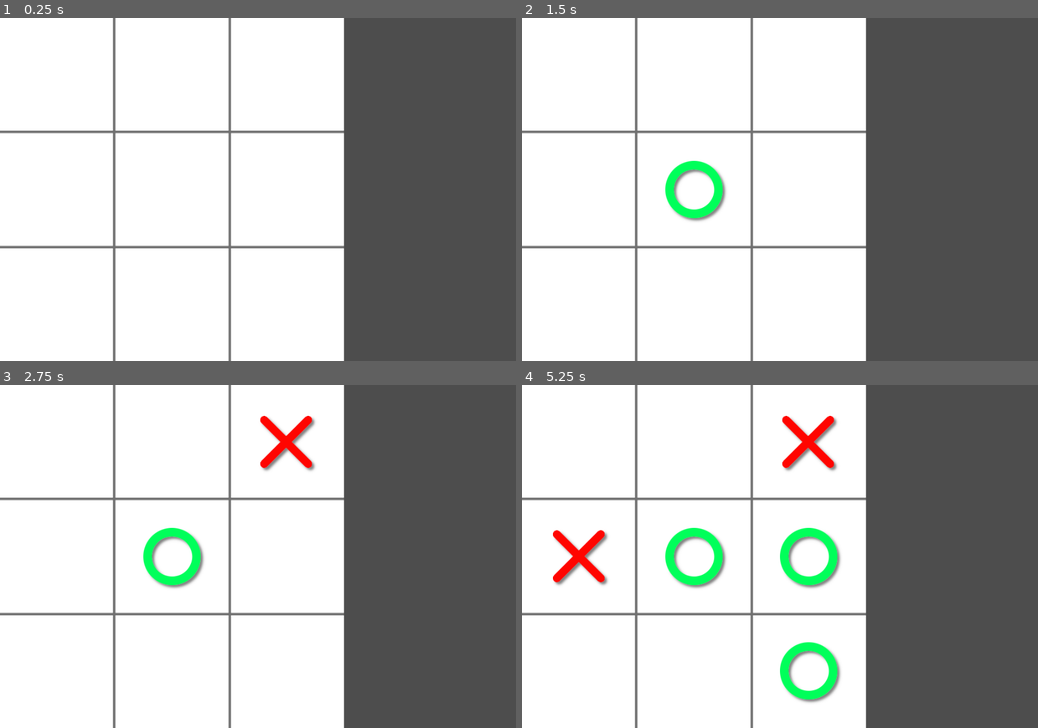
Above: before the commit, frames 1-4 (two rows, left to right).
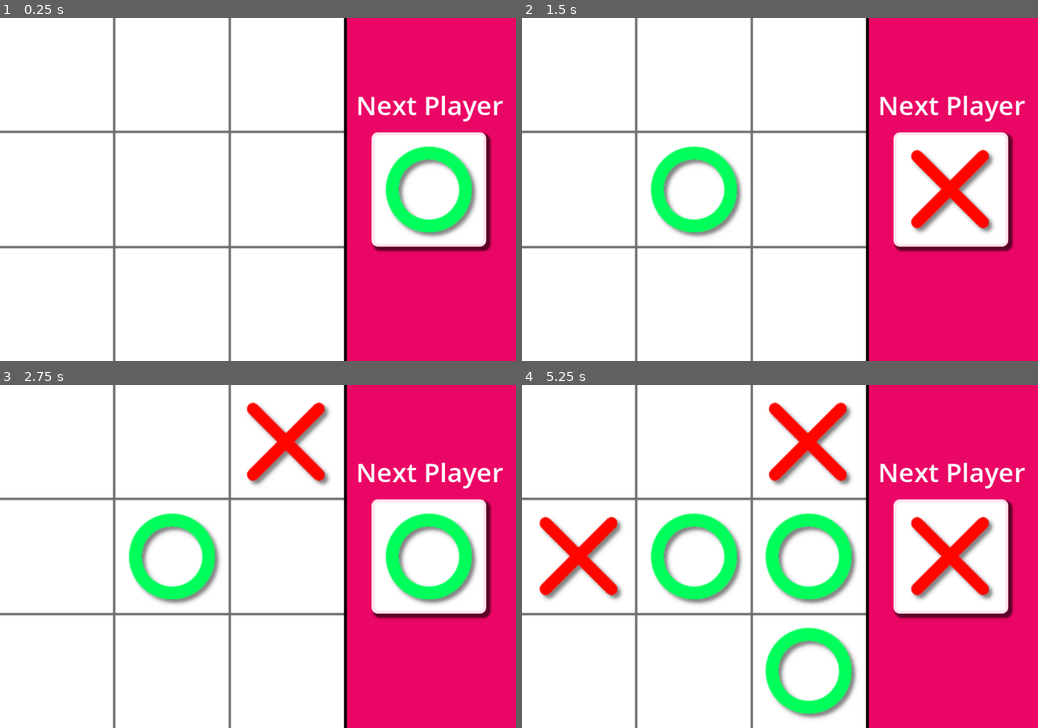
Above: after the commit, the same moments.

Repository: LuznPaulino/Tic-Tac
Game: Godot game, scene res://Scenes/Main.tscn
The game is run twice, just before and just after one commit, with the same random seed, the same clock (stepped at 60 frames per second) and the same inputs.
Inputs (mouse positions are in pixels of both pictures, inside the frame that each line leads up to):
- Up to frame 1 (0.25 s): no input
- Up to frame 2 (1.5 s): tap Enter at 0.5 s; move the mouse to (893, 172) at 0.52 s; click (893, 172) at 0.67 s; tap Space at 1.25 s; move the mouse to (676, 206) at 1.27 s; click (676, 206) at 1.42 s
- Up to frame 3 (2.75 s): tap Enter at 2 s; move the mouse to (309, 481) at 2.02 s; click (309, 481) at 2.17 s
- Up to frame 4 (5.25 s): tap Space at 2.75, 4.25 s; move the mouse to (754, 625) at 2.77 s; click (754, 625) at 2.92 s; tap Enter at 3.5 s; move the mouse to (934, 607) at 3.52 s; click (934, 607) at 3.67 s; move the mouse to (625, 505) at 4.27 s; click (625, 505) at 4.42 s; move the mouse to (805, 556) at 5.02 s; click (805, 556) at 5.17 s

The runs differ from the first frame. In frame 1, 33% of the frame differs, in the area x 66-100%, y 0-100%; in frame 2, 36%; in frame 3, 38%; in frame 4, 45%, in the area x 3-100%, y 0-100%.

Commit message:
Script + Scene Updates
Added a side panel, along with a same display to indicate what player is next on the board

Diff:
--- a/simple-hard/Scenes/Main.tscn
+++ b/simple-hard/Scenes/Main.tscn
@@ -1,9 +1,28 @@
-[gd_scene load_steps=5 format=3 uid="uid://0fbq0cfsblfa"]
+[gd_scene load_steps=7 format=3 uid="uid://0fbq0cfsblfa"]
 
 [ext_resource type="Script" uid="uid://brx13bn2eooq5" path="res://Scripts/main.gd" id="1_bo1nx"]
 [ext_resource type="PackedScene" uid="uid://dpcle5eh63wae" path="res://Scenes/board.tscn" id="1_jjgbg"]
 [ext_resource type="PackedScene" uid="uid://bjb7r78qoptlg" path="res://Scenes/circle.tscn" id="2_jjvhh"]
 [ext_resource type="PackedScene" uid="uid://xgl256dase5m" path="res://Scenes/cross.tscn" id="3_kry3j"]
+
+[sub_resource type="StyleBoxFlat" id="StyleBoxFlat_jjvhh"]
+bg_color = Color(0.91764706, 0.023529412, 0.39607844, 1)
+border_width_left = 5
+border_color = Color(0, 0, 0, 1)
+
+[sub_resource type="StyleBoxFlat" id="StyleBoxFlat_kry3j"]
+bg_color = Color(1, 1, 1, 1)
+border_width_left = 5
+border_width_top = 5
+border_width_right = 5
+border_width_bottom = 5
+border_color = Color(1, 0.89411765, 0.92941177, 1)
+corner_radius_top_left = 10
+corner_radius_top_right = 10
+corner_radius_bottom_right = 10
+corner_radius_bottom_left = 10
+shadow_size = 5
+shadow_offset = Vector2(5, 5)
 
 [node name="Main" type="Node"]
 script = ExtResource("1_bo1nx")
@@ -12,3 +31,29 @@
 
 [node name="Board" parent="." instance=ExtResource("1_jjgbg")]
 position = Vector2(300, 300)
+
+[node name="SidePanel" type="Panel" parent="."]
+custom_minimum_size = Vector2(300, 600)
+anchors_preset = 11
+anchor_left = 1.0
+anchor_right = 1.0
+anchor_bottom = 1.0
+grow_horizontal = 0
+grow_vertical = 2
+theme_override_styles/panel = SubResource("StyleBoxFlat_jjvhh")
+
+[node name="PlayerLabel" type="Label" parent="."]
+offset_left = 600.0
+offset_top = 120.0
+offset_right = 900.0
+offset_bottom = 187.0
+theme_override_font_sizes/font_size = 46
+text = "Next Player"
+horizontal_alignment = 1
+
+[node name="PlayerPanel" type="Panel" parent="."]
+offset_left = 648.0
+offset_top = 200.0
+offset_right = 848.0
+offset_bottom = 400.0
+theme_override_styles/panel = SubResource("StyleBoxFlat_kry3j")
--- a/simple-hard/Scenes/circle.tscn
+++ b/simple-hard/Scenes/circle.tscn
@@ -3,4 +3,5 @@
 [ext_resource type="Texture2D" uid="uid://c2rbstb02yqgg" path="res://Assets/circle.png" id="1_cf5ou"]
 
 [node name="Circle" type="Sprite2D"]
+scale = Vector2(1.5, 1.5)
 texture = ExtResource("1_cf5ou")
--- a/simple-hard/Scenes/cross.tscn
+++ b/simple-hard/Scenes/cross.tscn
@@ -3,4 +3,5 @@
 [ext_resource type="Texture2D" uid="uid://cr7scb6pjldlk" path="res://Assets/cross.png" id="1_8pfb8"]
 
 [node name="Cross" type="Sprite2D"]
+scale = Vector2(1.5, 1.5)
 texture = ExtResource("1_8pfb8")
--- a/simple-hard/Scripts/main.gd
+++ b/simple-hard/Scripts/main.gd
@@ -6,6 +6,8 @@
 
 
 var player: int # PLAYER(S) CLICKS
+var tempMarker
+var panPostion: Vector2i # DISPLAY NEXT MOVE
 var gridDate: Array # GRID
 var gridPosition: Vector2i # POSITIONS
 var boardSize: int # BOARD
@@ -14,6 +16,7 @@
 func _ready() -> void:
 	boardSize = $Board.texture.get_width()
 	cellSize = boardSize/3
+	panPostion = $PlayerPanel.get_position()
 	newGame()
 
 func _process(delta: float) -> void:
@@ -27,8 +30,12 @@
 				gridPosition = Vector2i(event.position / cellSize)
 				if gridDate[gridPosition.y][gridPosition.x] == 0:
 					gridDate[gridPosition.y][gridPosition.x] = player
+					# DISPLAY MARKER STARTING POINT
 					createMarker(player, gridPosition * cellSize + Vector2i(cellSize/2, cellSize/2))
 					player *= -1
+					# UPDATING DISPLAY MAKRER
+					tempMarker.queue_free()
+					createMarker(player, panPostion + Vector2i(cellSize/2, cellSize/2), true)
 					print(gridDate)
 
 #STARTS THE GAME BOARD ARRAY AT 0
@@ -38,14 +45,18 @@
 				[0,0,0],
 				[0,0,0]
 				]
+	# CREATING MARKER TO SHOW WHO'S TURN IT IS
+	createMarker(player, panPostion + Vector2i(cellSize/2, cellSize/2), true)
 
 # MAKES THE X AND 0 APPEAR ON THE BOARD
-func createMarker(player, position):
+func createMarker(player, position, temp=false):
 	if player == 1:
 		var circle = circleScene.instantiate()
 		circle.position = position
 		add_child(circle)
-	if player == -1:
+		if temp: tempMarker = circle
+	else:
 		var cross = crossScene.instantiate()
 		cross.position = position
 		add_child(cross)
+		if temp: tempMarker = cross
